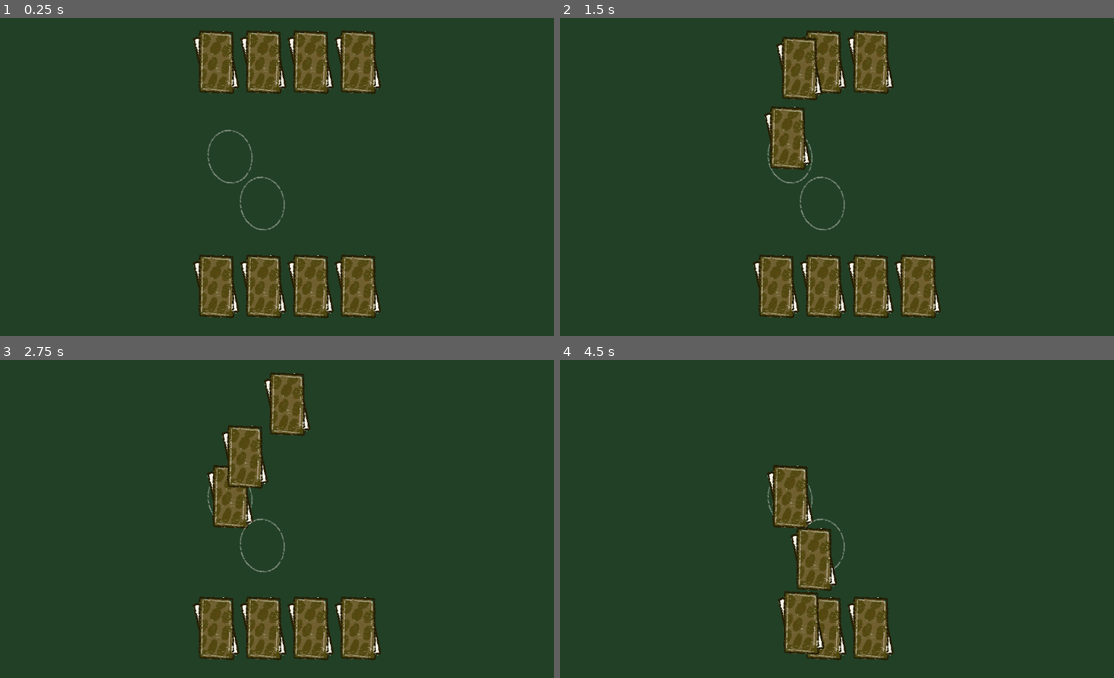
Above: before the commit, frames 1-4 (two rows, left to right).
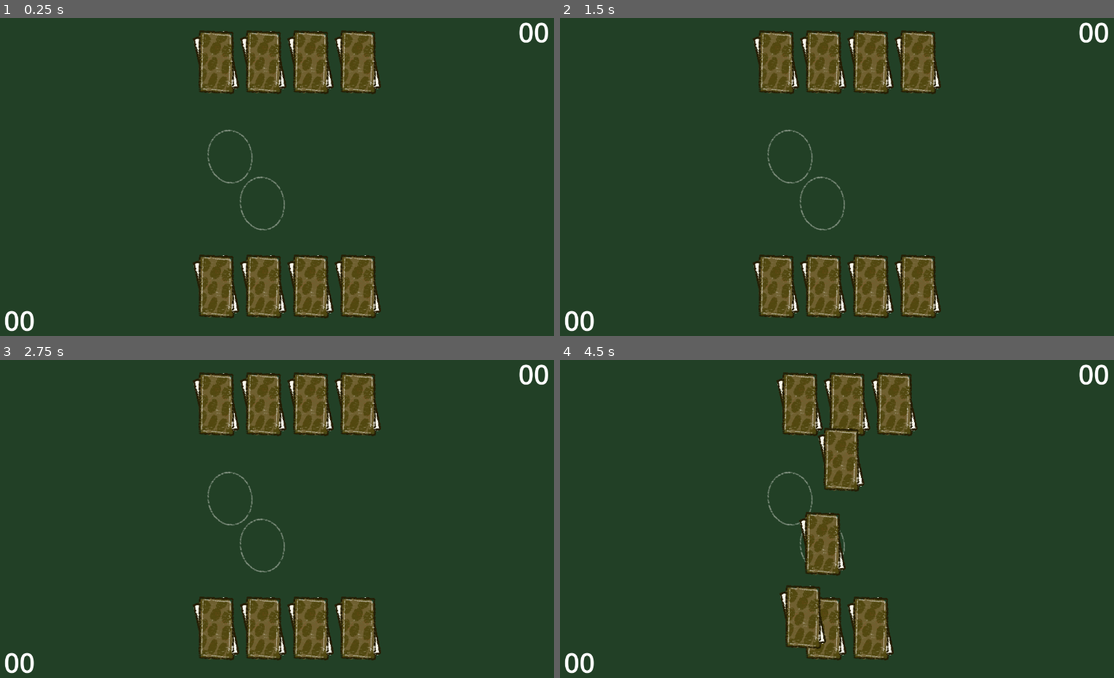
Above: after the commit, the same moments.

Repository: fguillen/The-Forest-Monster-and-the-Cards-Championship
Game: Godot game, scene res://scenes/combat.tscn
Same seed, same stepped clock (60 frames per second), same inputs: the game is played once before the commit and once after it. This scene is started directly instead of the project's main scene.
Inputs (mouse positions are in pixels of both pictures, inside the frame that each line leads up to):
- Up to frame 1 (0.25 s): no input
- Up to frame 2 (1.5 s): tap Enter (ui_accept) at 0.5, 0.77 s; move the mouse to (776, 62) at 0.52 s; hold Right (ui_right) 0.53-1.28 s; click (776, 62) at 0.67 s; move the mouse to (798, 62) at 1.27 s; hold Down (ui_down) from 1.28 s (still down); click (798, 62) at 1.42 s
- Up to frame 3 (2.75 s): tap Enter (ui_accept) at 1.52 s; move the mouse to (265, 404) at 2.02 s; release Down (ui_down) at 2.03 s; hold Right (ui_right) from 2.03 s (still down); click (265, 404) at 2.17 s
- Up to frame 4 (4.5 s): move the mouse to (848, 404) at 2.77 s; release Right (ui_right) at 2.78 s; hold Up (ui_up) 2.78-3.53 s; click (848, 404) at 2.92 s; tap Enter (ui_accept) at 3.02, 3.77 s; move the mouse to (776, 627) at 3.52 s; hold Left (ui_left) from 3.53 s (still down); click (776, 627) at 3.67 s; move the mouse to (798, 627) at 4.27 s; click (798, 627) at 4.42 s

The runs differ from the first frame. In frame 1, 0.4% of the frame differs, in the area x 0-99%, y 1-99%; in frame 2, 4.8%; in frame 3, 7.8%; in frame 4, 9.1%.

Commit message:
Combat (I)

Diff:
--- a/actors/card_combat.gd
+++ b/actors/card_combat.gd
@@ -26,7 +26,8 @@
 
 	# Jump
 	var tween = get_tree().create_tween()
-	tween.tween_property(self, "global_position", new_parent.global_position, 1.0)
+	tween.tween_property(self, "global_position", new_parent.global_position, 0.5)
+	await tween.finished
 
 
 func _select():
--- a/scenes/combat.gd
+++ b/scenes/combat.gd
@@ -6,15 +6,39 @@
 @onready var card_placeholder_oponent: Node2D = $CardPlaceholderOponent
 @onready var deck_container_monster: Container = %DeckMonster
 @onready var deck_container_oponent: Container = %DeckOponent
+@onready var points_monster_label: Label = $PointsMonsterLabel
+@onready var points_oponent_label: Label = $PointsOponentLabel
 
 var card_values_monster: Array[CardValue] = []
 var card_values_oponent: Array[CardValue] = []
 var cards_monster: Array[CardCombat] = []
 var cards_oponent: Array[CardCombat] = []
+var points_monster := 0 : set = _set_points_monster
+var points_oponent := 0 : set = _set_points_oponent
+
+var oponent_card_in_placeholder: CardCombat
+var monster_card_in_placeholder: CardCombat
 
 
 func select_card(card_combat: CardCombat, card_placeholder: Node2D):
-	card_combat.reparent_and_jump(card_placeholder)
+	if card_placeholder == card_placeholder_monster and monster_card_in_placeholder:
+		print("Card already selected")
+
+	if card_placeholder == card_placeholder_oponent and oponent_card_in_placeholder:
+		print("Card already selected")
+
+	if card_placeholder == card_placeholder_monster:
+		monster_card_in_placeholder = card_combat
+	else:
+		oponent_card_in_placeholder = card_combat
+
+	await card_combat.reparent_and_jump(card_placeholder)
+
+	if monster_card_in_placeholder and oponent_card_in_placeholder:
+		_combat(monster_card_in_placeholder, oponent_card_in_placeholder)
+
+	if card_placeholder == card_placeholder_monster:
+		_oponent_select_random_card()
 
 
 # Called when the node enters the scene tree for the first time.
@@ -40,4 +64,66 @@
 		card_combat.setup(card_value)
 		cards_oponent.append(card_combat)
 		deck_container_oponent.add_child(card_combat)
-		card_combat.selected.connect(select_card.bind(card_placeholder_oponent))
+#		card_combat.selected.connect(select_card.bind(card_placeholder_oponent))
+
+
+func _combat(card_combat_monster: CardCombat, card_combat_oponent: CardCombat):
+	# Order
+	if card_combat_monster.value.initiative >= card_combat_oponent.value.initiative:
+		# Monster attack
+		var original_position = card_combat_monster.global_position
+		print("_combat 1")
+		var result = await _attack(card_combat_monster, card_combat_oponent)
+		print("_combat 2")
+		if result:
+			points_monster += 1
+		await _return_position(card_combat_monster, original_position)
+		print("_combat 3")
+
+		# Oponent attack
+		original_position = card_combat_oponent.global_position
+		print("_combat 4")
+		result = await _attack(card_combat_oponent, card_combat_monster)
+		print("_combat 5")
+		if result:
+			points_oponent += 1
+		await _return_position(card_combat_oponent, original_position)
+		print("_combat 6")
+
+		# Clean
+		monster_card_in_placeholder = null
+		oponent_card_in_placeholder = null
+		card_combat_monster.queue_free()
+		card_combat_oponent.queue_free()
+
+
+
+func _attack(card_combat_attack: CardCombat, card_combat_deffend: CardCombat):
+	var tween = get_tree().create_tween()
+	tween.tween_property(card_combat_attack, "global_position", card_combat_deffend.global_position, 0.5)
+	await tween.finished
+	if card_combat_attack.value.attack >= card_combat_deffend.value.deffense:
+		return true
+	else:
+		return false
+
+
+func _return_position(card_combat_attack: CardCombat, position: Vector2):
+	var tween = get_tree().create_tween()
+	tween.tween_property(card_combat_attack, "global_position", position, 0.5)
+	await tween.finished
+
+
+func _set_points_monster(value: int):
+	points_monster = value
+	points_monster_label.text = str(points_monster)
+
+
+func _set_points_oponent(value: int):
+	points_oponent = value
+	points_oponent_label.text = str(points_oponent)
+
+
+func _oponent_select_random_card():
+	var random_card = cards_oponent.pick_random()
+	select_card(random_card, card_placeholder_oponent)
--- a/scenes/combat.tscn
+++ b/scenes/combat.tscn
@@ -21,10 +21,12 @@
 grow_horizontal = 2
 grow_vertical = 0
 size_flags_vertical = 8
+mouse_filter = 0
 
 [node name="DeckOponent" type="HBoxContainer" parent="MarginContainer"]
 unique_name_in_owner = true
 layout_mode = 2
+mouse_filter = 0
 alignment = 1
 
 [node name="MarginContainer2" type="MarginContainer" parent="."]
@@ -55,3 +57,27 @@
 position = Vector2(559, 334)
 texture = ExtResource("2_wnku4")
 offset = Vector2(50, 80)
+
+[node name="PointsOponentLabel" type="Label" parent="."]
+anchors_preset = 1
+anchor_left = 1.0
+anchor_right = 1.0
+offset_left = -108.0
+offset_right = -40.0001
+offset_bottom = 86.0
+grow_horizontal = 0
+theme_override_font_sizes/font_size = 60
+text = "00"
+horizontal_alignment = 2
+
+[node name="PointsMonsterLabel" type="Label" parent="."]
+anchors_preset = 2
+anchor_top = 1.0
+anchor_bottom = 1.0
+offset_left = 39.0
+offset_top = -86.0
+offset_right = 107.0
+grow_vertical = 0
+theme_override_font_sizes/font_size = 60
+text = "00"
+horizontal_alignment = 2
